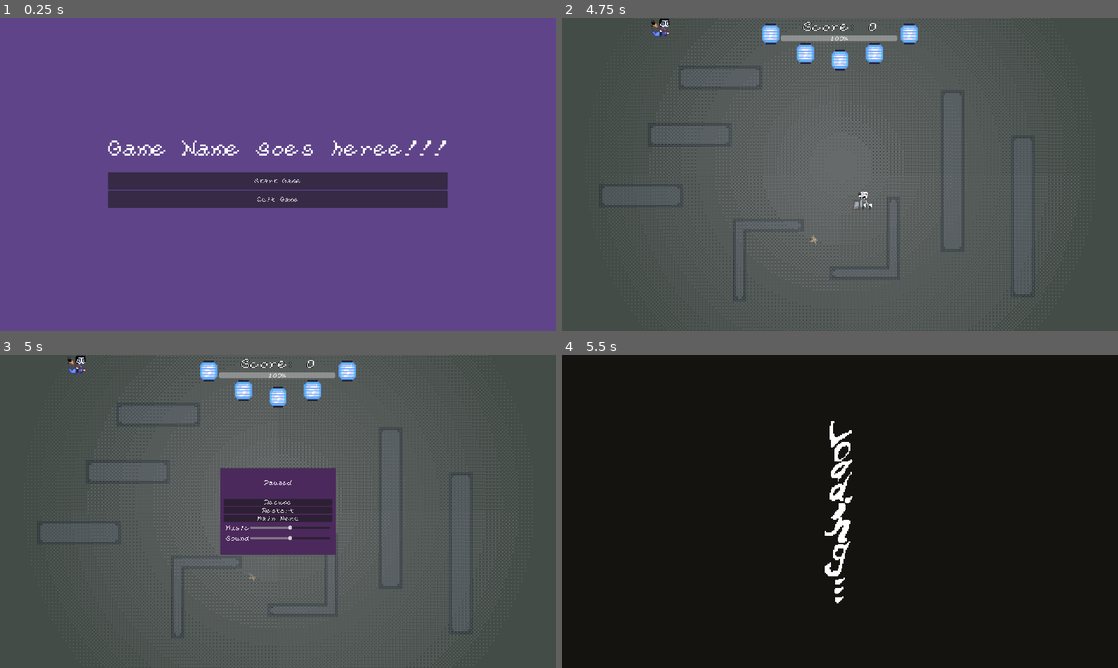
Above: before the commit, frames 1-4 (two rows, left to right).
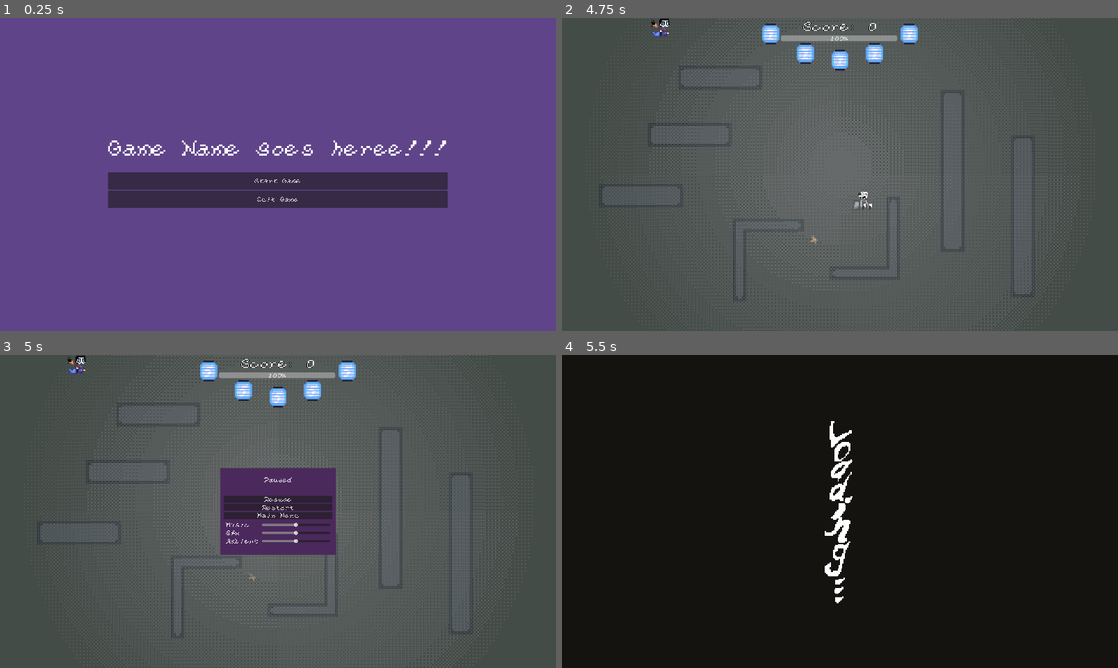
Above: after the commit, the same moments.

Repository: wintermute-cell/wmj25
Game: Godot game, scene res://scenes/main_menu.tscn
Two runs of this game, one before a commit and one after it. Both use one fixed random seed, a clock stepped at 60 frames per second and the inputs below. Sound files missing from this copy of the repository are replaced by a short silence.
Inputs (mouse positions are in pixels of both pictures, inside the frame that each line leads up to):
- Up to frame 1 (0.25 s): no input
- Up to frame 2 (4.75 s): click "Start Game" at 0.5 s; tap Enter at 1.25 s; move the mouse to (962, 158) at 1.27 s; hold D (right) 1.28-2.03 s; click (962, 158) at 1.42 s; tap Space at 2 s; move the mouse to (728, 190) at 2.02 s; hold S (down) 2.03-2.78 s; move the mouse to (895, 105) at 2.77 s; hold D (right) 2.78-3.53 s; move the mouse to (812, 237) at 3.52 s; hold W (up) 3.53-4.28 s; click (812, 237) at 3.67 s; move the mouse to (1006, 221) at 4.27 s; hold A (left) from 4.28 s (still down)
- Up to frame 3 (5 s): keep holding A (left); tap Escape (ui_cancel) at 4.9 s
- Up to frame 4 (5.5 s): release A (left) at 5 s; click "Restart" at 5 s

Frames 1-2 are identical in both runs. In frame 3, 1.3% of the frame differs, in the area x 40-60%, y 39-61%; in frame 4, nothing differs.

Commit message:
added ambient sound

Diff:
--- a/godot_project/default_bus_layout.tres
+++ b/godot_project/default_bus_layout.tres
@@ -8,25 +8,43 @@
 bus/1/solo = false
 bus/1/mute = false
 bus/1/bypass_fx = false
-bus/1/volume_db = -4.002995
+bus/1/volume_db = -4.247226
 bus/1/send = &"Master"
-bus/2/name = &"Soundeffects"
+bus/2/name = &"Ambient"
 bus/2/solo = false
 bus/2/mute = false
 bus/2/bypass_fx = false
-bus/2/volume_db = 0.0
+bus/2/volume_db = -1.9169855
 bus/2/send = &"Master"
-bus/3/name = &"Reverb"
+bus/3/name = &"Soundeffects"
 bus/3/solo = false
 bus/3/mute = false
 bus/3/bypass_fx = false
 bus/3/volume_db = 0.0
-bus/3/send = &"Music"
-bus/3/effect/0/effect = SubResource("AudioEffectReverb_j3pel")
-bus/3/effect/0/enabled = true
-bus/4/name = &"Brushstrokes"
+bus/3/send = &"Master"
+bus/4/name = &"Reverb"
 bus/4/solo = false
 bus/4/mute = false
 bus/4/bypass_fx = false
-bus/4/volume_db = 4.4334908
-bus/4/send = &"Master"
+bus/4/volume_db = -5.3299403
+bus/4/send = &"Music"
+bus/4/effect/0/effect = SubResource("AudioEffectReverb_j3pel")
+bus/4/effect/0/enabled = true
+bus/5/name = &"Brushstrokes"
+bus/5/solo = false
+bus/5/mute = false
+bus/5/bypass_fx = false
+bus/5/volume_db = 4.4334908
+bus/5/send = &"Soundeffects"
+bus/6/name = &"Eerie Winds"
+bus/6/solo = false
+bus/6/mute = false
+bus/6/bypass_fx = false
+bus/6/volume_db = -8.009033
+bus/6/send = &"Ambient"
+bus/7/name = &"Door Creak"
+bus/7/solo = false
+bus/7/mute = false
+bus/7/bypass_fx = false
+bus/7/volume_db = -15.788257
+bus/7/send = &"Ambient"
--- a/godot_project/scenes/pause_menu.tscn
+++ b/godot_project/scenes/pause_menu.tscn
@@ -63,44 +63,48 @@
 layout_mode = 2
 text = "Main Menu"
 
-[node name="MCMusic" type="MarginContainer" parent="Container/CenterContainer/PanelContainer/MarginContainer/VBoxContainer"]
+[node name="MarginContainer" type="MarginContainer" parent="Container/CenterContainer/PanelContainer/MarginContainer/VBoxContainer"]
 layout_mode = 2
 theme_override_constants/margin_left = 8
 theme_override_constants/margin_top = 8
 theme_override_constants/margin_right = 8
 theme_override_constants/margin_bottom = 8
 
-[node name="MusicSettings" type="HBoxContainer" parent="Container/CenterContainer/PanelContainer/MarginContainer/VBoxContainer/MCMusic"]
+[node name="GridContainer" type="GridContainer" parent="Container/CenterContainer/PanelContainer/MarginContainer/VBoxContainer/MarginContainer"]
 layout_mode = 2
+theme_override_constants/h_separation = 12
+theme_override_constants/v_separation = 12
+columns = 2
 
-[node name="MusicLabel" type="Label" parent="Container/CenterContainer/PanelContainer/MarginContainer/VBoxContainer/MCMusic/MusicSettings"]
+[node name="MusicLabel" type="Label" parent="Container/CenterContainer/PanelContainer/MarginContainer/VBoxContainer/MarginContainer/GridContainer"]
 layout_mode = 2
 text = "Music"
 
-[node name="MusicVolumeSlider" type="HSlider" parent="Container/CenterContainer/PanelContainer/MarginContainer/VBoxContainer/MCMusic/MusicSettings"]
+[node name="MusicVolumeSlider" type="HSlider" parent="Container/CenterContainer/PanelContainer/MarginContainer/VBoxContainer/MarginContainer/GridContainer"]
 layout_mode = 2
 size_flags_horizontal = 3
 max_value = 1.0
 step = 0.1
 value = 0.5
 
-[node name="MCSoundeffects" type="MarginContainer" parent="Container/CenterContainer/PanelContainer/MarginContainer/VBoxContainer"]
+[node name="SoundLabel" type="Label" parent="Container/CenterContainer/PanelContainer/MarginContainer/VBoxContainer/MarginContainer/GridContainer"]
 layout_mode = 2
-theme_override_constants/margin_left = 8
-theme_override_constants/margin_top = 8
-theme_override_constants/margin_right = 8
-theme_override_constants/margin_bottom = 8
+text = "Sfx"
 
-[node name="SoundEffectSettings" type="HBoxContainer" parent="Container/CenterContainer/PanelContainer/MarginContainer/VBoxContainer/MCSoundeffects"]
-layout_mode = 2
-
-[node name="SoundLabel" type="Label" parent="Container/CenterContainer/PanelContainer/MarginContainer/VBoxContainer/MCSoundeffects/SoundEffectSettings"]
-layout_mode = 2
-text = "Sound"
-
-[node name="SoundeffectsVolumeSlider" type="HSlider" parent="Container/CenterContainer/PanelContainer/MarginContainer/VBoxContainer/MCSoundeffects/SoundEffectSettings"]
+[node name="SoundeffectsVolumeSlider" type="HSlider" parent="Container/CenterContainer/PanelContainer/MarginContainer/VBoxContainer/MarginContainer/GridContainer"]
 layout_mode = 2
 size_flags_horizontal = 3
 max_value = 1.0
 step = 0.1
 value = 0.5
+
+[node name="AmbientLabel" type="Label" parent="Container/CenterContainer/PanelContainer/MarginContainer/VBoxContainer/MarginContainer/GridContainer"]
+layout_mode = 2
+text = "Ambient"
+
+[node name="AmbientVolumeSlider" type="HSlider" parent="Container/CenterContainer/PanelContainer/MarginContainer/VBoxContainer/MarginContainer/GridContainer"]
+layout_mode = 2
+size_flags_horizontal = 3
+max_value = 1.0
+step = 0.1
+value = 0.5
--- a/godot_project/scripts/management/game_manager.gd
+++ b/godot_project/scripts/management/game_manager.gd
@@ -10,9 +10,14 @@
 var current_score: int = 0
 signal score_changed(new_score: int)
 
+
+@onready var audio_ingame_music: AudioStreamPlayer = AudioStreamPlayer.new()
+@onready var audio_ambient_loop_1: AudioStreamPlayer = AudioStreamPlayer.new()
+@onready var audio_ambient_loop_2: AudioStreamPlayer = AudioStreamPlayer.new()
+@onready var audio_ambient_door_creak: AudioStreamPlayer = AudioStreamPlayer.new()
+
 @onready var audio_start_game: AudioStreamPlayer = AudioStreamPlayer.new()
 @onready var audio_click_menu_item: AudioStreamPlayer = AudioStreamPlayer.new()
-@onready var audio_ingame_music: AudioStreamPlayer = AudioStreamPlayer.new()
 @onready var audio_brush_stroke_double: AudioStreamPlayer = AudioStreamPlayer.new()
 @onready var audio_brush_stroke_single: AudioStreamPlayer = AudioStreamPlayer.new()
 
@@ -39,6 +44,7 @@
 	current_score = 0
 	audio_start_game.play()
 	start_ingame_music()
+	start_ambient_sounds()
 
 	if current_state == GameState.LOADING:
 		return
@@ -48,8 +54,8 @@
 
 func return_to_menu():
 	audio_start_game.stop() # just in case its still playing
-	ingame_music_position = 0.0
-	audio_ingame_music.stop()
+	stop_ingame_music()
+	stop_ambient_sounds()
 	if current_state == GameState.LOADING:
 		return
 	current_state = GameState.LOADING
@@ -58,10 +64,13 @@
 
 func restart_game():
 	current_score = 0
-	audio_ingame_music.stop()
+	stop_ingame_music()
+	stop_ambient_sounds()
 	ingame_music_position = 0.0
 	audio_start_game.play()
 	start_ingame_music()
+	start_ambient_sounds()
+
 	if current_state == GameState.LOADING:
 		return
 	current_state = GameState.LOADING
@@ -77,8 +86,8 @@
 
 
 func pause_game():
-	ingame_music_position = audio_ingame_music.get_playback_position()
-	audio_ingame_music.stop()
+	pause_ingame_music()
+	stop_ambient_sounds()
 	audio_click_menu_item.play()
 	if current_state == GameState.PLAYING:
 		current_state = GameState.PAUSED
@@ -114,10 +123,22 @@
 	audio_click_menu_item.bus = "Soundeffects"
 	add_child(audio_click_menu_item)
 
-	# ingame music
+	# ingame music and ambient loops
 	audio_ingame_music.stream = preload("res://audio/music.mp3")
 	audio_ingame_music.bus = "Reverb"
 	add_child(audio_ingame_music)
+
+	audio_ambient_loop_1.stream = preload("res://audio/ambient/ambient1.wav")
+	audio_ambient_loop_1.bus = "Ambient"
+	add_child(audio_ambient_loop_1)
+
+	audio_ambient_loop_2.stream = preload("res://audio/ambient/eerie_winds.wav")
+	audio_ambient_loop_2.bus = "Eerie Winds"
+	add_child(audio_ambient_loop_2)
+
+	audio_ambient_door_creak.stream = preload("res://audio/ambient/doorcreak.ogg")
+	audio_ambient_door_creak.bus = "Door Creak"
+	add_child(audio_ambient_door_creak)
 
 	#########################################################################
 	# ingame sound effects
@@ -151,6 +172,9 @@
 	if replay_click:
 		audio_click_menu_item.play()
 
+func set_ambient_volume(volume: float):
+	AudioServer.set_bus_volume_linear(AudioServer.get_bus_index("Ambient"), volume)
+
 
 ##################
 # Playback control
@@ -158,9 +182,28 @@
 	await audio_start_game.finished
 	audio_ingame_music.play(ingame_music_position)
 
+func pause_ingame_music():
+	ingame_music_position = audio_ingame_music.get_playback_position()
+	audio_ingame_music.stop()
+
+func stop_ingame_music():
+	ingame_music_position = 0.0
+	audio_ingame_music.stop()
+
+func start_ambient_sounds():
+	fade_in_ambient()
+	audio_ambient_loop_1.play()
+	do_eerie_winds()
+	start_random_ambient_sounds()
+
+func stop_ambient_sounds():
+	audio_ambient_loop_1.stop()
+	audio_ambient_loop_2.stop()
+	stop_random_ambient_sounds()
 
 func resume_ingame_music():
 	audio_ingame_music.play(ingame_music_position)
+	audio_ambient_loop_1.play()
 
 
 func sound_player_died():
@@ -172,6 +215,58 @@
 		audio_enemy_dead2.play()
 	else:
 		audio_enemy_dead3.play()
+
+
+func start_random_ambient_sounds():
+	while audio_ambient_loop_1.playing:
+		var wait_time = 40 + randi() % 40
+		await get_tree().create_timer(wait_time).timeout
+		if not audio_ambient_loop_1.playing:
+			break
+		audio_ambient_door_creak.play()
+
+func stop_random_ambient_sounds():
+	audio_ambient_door_creak.stop()
+
+
+@onready var eerie_winds_target_volume: float = AudioServer.get_bus_volume_linear(AudioServer.get_bus_index("Eerie Winds"))
+
+func do_eerie_winds():
+	while audio_ambient_loop_1.playing:
+		var wait_time = 5 + randi() % 20
+		var duration = 2 + randi() % 10
+		await get_tree().create_timer(wait_time).timeout
+		if not audio_ambient_loop_1.playing:
+			break
+		audio_ambient_loop_2.play()
+		await fade_in_eerie_winds()
+		await get_tree().create_timer(duration).timeout
+		await fade_out_eerie_winds()
+		audio_ambient_loop_2.stop()
+
+func fade_in_eerie_winds(step_duration: float = 0.2):
+	AudioServer.set_bus_volume_linear(AudioServer.get_bus_index("Eerie Winds"), 0.0)
+	var steps = 20
+	for i in range(steps):
+		var vol = eerie_winds_target_volume * (i + 1) / steps
+		AudioServer.set_bus_volume_linear(AudioServer.get_bus_index("Eerie Winds"), vol)
+		await get_tree().create_timer(step_duration).timeout
+
+func fade_out_eerie_winds(step_duration: float = 0.2):
+	var steps = 20
+	for i in range(steps):
+		var vol = eerie_winds_target_volume * (i + 1) / steps
+		AudioServer.set_bus_volume_linear(AudioServer.get_bus_index("Eerie Winds"), eerie_winds_target_volume - vol)
+		await get_tree().create_timer(step_duration).timeout
+
+func fade_in_ambient():
+	var target_volume = AudioServer.get_bus_volume_linear(AudioServer.get_bus_index("Ambient"))
+	AudioServer.set_bus_volume_linear(AudioServer.get_bus_index("Ambient"), 0.0)
+	var steps = 20
+	for i in range(steps):
+		var vol = target_volume * (i + 1) / steps
+		AudioServer.set_bus_volume_linear(AudioServer.get_bus_index("Ambient"), vol)
+		await get_tree().create_timer(0.2).timeout
 
 
 ######
--- a/godot_project/scripts/ui/pause_menu.gd
+++ b/godot_project/scripts/ui/pause_menu.gd
@@ -5,8 +5,9 @@
 @onready var resume_button: Button = $Container/CenterContainer/PanelContainer/MarginContainer/VBoxContainer/ResumeButton
 @onready var restart_button: Button = $Container/CenterContainer/PanelContainer/MarginContainer/VBoxContainer/RestartButton
 @onready var menu_button: Button = $Container/CenterContainer/PanelContainer/MarginContainer/VBoxContainer/MenuButton
-@onready var music_volume_slider: HSlider = $Container/CenterContainer/PanelContainer/MarginContainer/VBoxContainer/MCMusic/MusicSettings/MusicVolumeSlider
-@onready var soundeffects_volume_slider: HSlider = $Container/CenterContainer/PanelContainer/MarginContainer/VBoxContainer/MCSoundeffects/SoundEffectSettings/SoundeffectsVolumeSlider
+@onready var music_volume_slider: HSlider = $Container/CenterContainer/PanelContainer/MarginContainer/VBoxContainer/MarginContainer/GridContainer/MusicVolumeSlider
+@onready var soundeffects_volume_slider: HSlider = $Container/CenterContainer/PanelContainer/MarginContainer/VBoxContainer/MarginContainer/GridContainer/SoundeffectsVolumeSlider
+@onready var ambient_volume_slider: HSlider = $Container/CenterContainer/PanelContainer/MarginContainer/VBoxContainer/MarginContainer/GridContainer/AmbientVolumeSlider
 
 func _ready():
 	# connect signals for volume sliders
@@ -15,6 +16,9 @@
 	)
 	soundeffects_volume_slider.value_changed.connect(func(value):
 		GameManager.set_soundeffects_volume(value, true)
+	)
+	ambient_volume_slider.value_changed.connect(func(value):
+		GameManager.set_ambient_volume(value)
 	)
 
 
Not shown, added: godot_project/audio/ambient/ambient1.wav.import
Not shown, added: godot_project/audio/ambient/doorcreak.ogg.import
Not shown, added: godot_project/audio/ambient/eerie_winds.wav.import
Not shown, added: godot_project/audio/ambient/ambient1.wav
Not shown, added: godot_project/audio/ambient/doorcreak.ogg
Not shown, added: godot_project/audio/ambient/eerie_winds.wav
